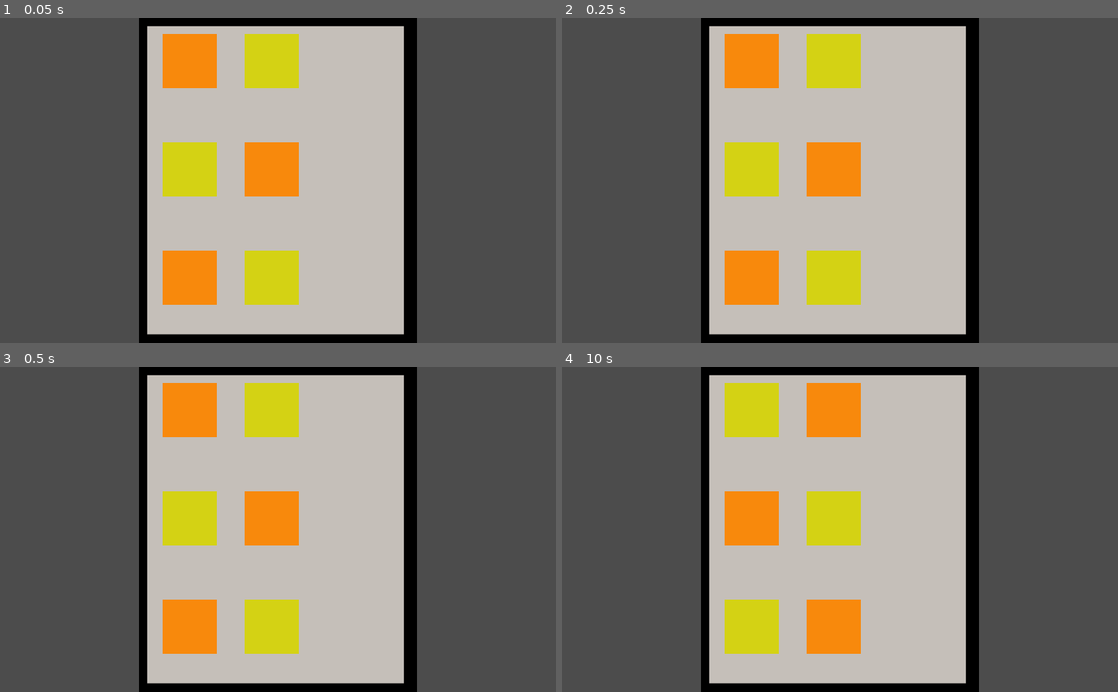
Above: before the commit, frames 1-4 (two rows, left to right).
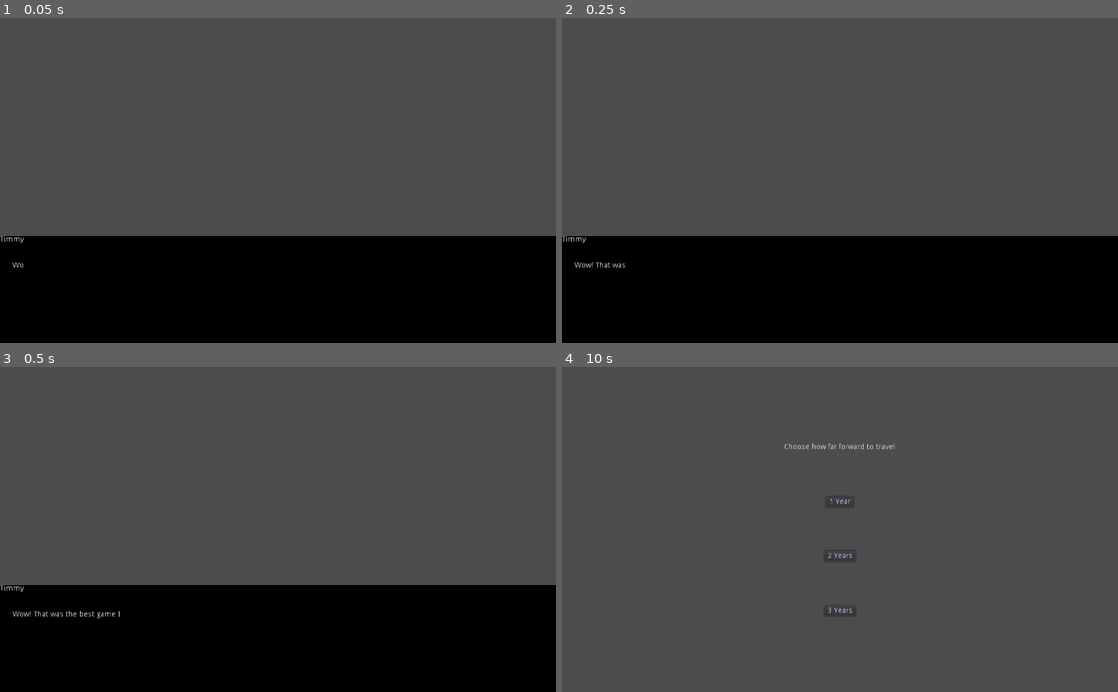
Above: after the commit, the same moments.

Repository: Dvlv/ld44
Game: Godot game, scene res://scenes/Bedroom.tscn
Same seed, same stepped clock (60 frames per second), same inputs: the game is played once before the commit and once after it. The project has no main scene, so this scene is started directly.
Inputs (mouse positions are in pixels of both pictures, inside the frame that each line leads up to):
- Up to frame 1 (0.05 s): no input
- Up to frame 2 (0.25 s): no input
- Up to frame 3 (0.5 s): no input
- Up to frame 4 (10 s): tap Enter (ui_accept) at 0.5, 0.77, 1.52, 2, 2.75, 3.02, 3.77, 4.52, 5.75, 6.02, 6.77, 7.52, 8.75, 9.02, 9.77 s; move the mouse to (751, 409) at 0.52 s; click (751, 409) at 0.67 s; move the mouse to (834, 409) at 1.27 s; click (834, 409) at 1.42 s; move the mouse to (751, 519) at 2.02 s; click (751, 519) at 2.17 s; move the mouse to (834, 519) at 2.77 s; click (834, 519) at 2.92 s; move the mouse to (751, 627) at 3.52 s; click (751, 627) at 3.67 s; move the mouse to (834, 627) at 4.27 s; click (834, 627) at 4.42 s; move the mouse to (867, 529) at 5.02 s; click (867, 529) at 5.17 s; move the mouse to (756, 448) at 5.77 s; click (756, 448) at 5.92 s; move the mouse to (962, 513) at 6.52 s; click (962, 513) at 6.67 s; move the mouse to (728, 545) at 7.27 s; click (728, 545) at 7.42 s; move the mouse to (895, 458) at 8.02 s; click (895, 458) at 8.17 s; move the mouse to (812, 594) at 8.77 s; click (812, 594) at 8.92 s; move the mouse to (1006, 578) at 9.52 s; click (1006, 578) at 9.67 s

The runs differ from the first frame. In frame 1, 64% of the frame differs, in the area x 0-100%, y 0-100%; in frame 2, 64%; in frame 3, 64%; in frame 4, 50%.

Commit message:
border around selected sweet

Diff:
--- a/src/scenes/DialogueBox.tscn
+++ b/src/scenes/DialogueBox.tscn
@@ -58,4 +58,5 @@
 
 [node name="Timer" type="Timer" parent="."]
 wait_time = 0.01
-autostart = true
+
+[connection signal="timeout" from="Timer" to="VBoxContainer/MarginContainer3/NinePatchRect/Text" method="_on_Timer_timeout"]
--- a/src/scenes/SweetSquish.tscn
+++ b/src/scenes/SweetSquish.tscn
@@ -1,8 +1,9 @@
-[gd_scene load_steps=13 format=2]
+[gd_scene load_steps=14 format=2]
 
 [ext_resource path="res://scripts/SweetSquish.gd" type="Script" id=1]
 [ext_resource path="res://assets/art/phone.png" type="Texture" id=2]
 [ext_resource path="res://scripts/square1.gd" type="Script" id=3]
+[ext_resource path="res://assets/art/border.png" type="Texture" id=4]
 
 [sub_resource type="RectangleShape2D" id=1]
 extents = Vector2( 52.286, 51.7646 )
@@ -49,6 +50,10 @@
 [node name="CollisionShape2D" type="CollisionShape2D" parent="squares/row1/square1"]
 shape = SubResource( 1 )
 
+[node name="border" type="Sprite" parent="squares/row1/square1"]
+visible = false
+texture = ExtResource( 4 )
+
 [node name="square2" type="Area2D" parent="squares/row1"]
 position = Vector2( 500, 80 )
 script = ExtResource( 3 )
@@ -56,12 +61,20 @@
 [node name="CollisionShape2D" type="CollisionShape2D" parent="squares/row1/square2"]
 shape = SubResource( 2 )
 
+[node name="border" type="Sprite" parent="squares/row1/square2"]
+visible = false
+texture = ExtResource( 4 )
+
 [node name="square3" type="Area2D" parent="squares/row1"]
 position = Vector2( 650, 80 )
 script = ExtResource( 3 )
 
 [node name="CollisionShape2D" type="CollisionShape2D" parent="squares/row1/square3"]
 shape = SubResource( 3 )
+
+[node name="border" type="Sprite" parent="squares/row1/square3"]
+visible = false
+texture = ExtResource( 4 )
 
 [node name="row2" type="Node2D" parent="squares"]
 position = Vector2( 0, 200 )
@@ -73,6 +86,10 @@
 [node name="CollisionShape2D" type="CollisionShape2D" parent="squares/row2/square1"]
 shape = SubResource( 4 )
 
+[node name="border" type="Sprite" parent="squares/row2/square1"]
+visible = false
+texture = ExtResource( 4 )
+
 [node name="square2" type="Area2D" parent="squares/row2"]
 position = Vector2( 500, 80 )
 script = ExtResource( 3 )
@@ -80,12 +97,20 @@
 [node name="CollisionShape2D" type="CollisionShape2D" parent="squares/row2/square2"]
 shape = SubResource( 5 )
 
+[node name="border" type="Sprite" parent="squares/row2/square2"]
+visible = false
+texture = ExtResource( 4 )
+
 [node name="square3" type="Area2D" parent="squares/row2"]
 position = Vector2( 650, 80 )
 script = ExtResource( 3 )
 
 [node name="CollisionShape2D" type="CollisionShape2D" parent="squares/row2/square3"]
 shape = SubResource( 6 )
+
+[node name="border" type="Sprite" parent="squares/row2/square3"]
+visible = false
+texture = ExtResource( 4 )
 
 [node name="row3" type="Node2D" parent="squares"]
 position = Vector2( 0, 400 )
@@ -97,6 +122,10 @@
 [node name="CollisionShape2D" type="CollisionShape2D" parent="squares/row3/square1"]
 shape = SubResource( 7 )
 
+[node name="border" type="Sprite" parent="squares/row3/square1"]
+visible = false
+texture = ExtResource( 4 )
+
 [node name="square2" type="Area2D" parent="squares/row3"]
 position = Vector2( 500, 80 )
 script = ExtResource( 3 )
@@ -104,9 +133,17 @@
 [node name="CollisionShape2D" type="CollisionShape2D" parent="squares/row3/square2"]
 shape = SubResource( 8 )
 
+[node name="border" type="Sprite" parent="squares/row3/square2"]
+visible = false
+texture = ExtResource( 4 )
+
 [node name="square3" type="Area2D" parent="squares/row3"]
 position = Vector2( 650, 80 )
 script = ExtResource( 3 )
 
 [node name="CollisionShape2D" type="CollisionShape2D" parent="squares/row3/square3"]
 shape = SubResource( 9 )
+
+[node name="border" type="Sprite" parent="squares/row3/square3"]
+visible = false
+texture = ExtResource( 4 )
--- /dev/null
+++ b/src/scenes/TimeMachine.tscn
@@ -0,0 +1,83 @@
+[gd_scene load_steps=2 format=2]
+
+[ext_resource path="res://scripts/TimeMachine.gd" type="Script" id=1]
+
+[node name="TimeMachine" type="Node2D"]
+script = ExtResource( 1 )
+
+[node name="Control" type="Control" parent="."]
+margin_right = 40.0
+margin_bottom = 40.0
+
+[node name="VBoxContainer" type="VBoxContainer" parent="Control"]
+margin_right = 1024.0
+margin_bottom = 600.0
+
+[node name="MarginContainer2" type="MarginContainer" parent="Control/VBoxContainer"]
+margin_right = 1024.0
+margin_bottom = 96.0
+size_flags_horizontal = 3
+size_flags_vertical = 3
+
+[node name="CenterContainer4" type="CenterContainer" parent="Control/VBoxContainer"]
+margin_top = 100.0
+margin_right = 1024.0
+margin_bottom = 196.0
+size_flags_horizontal = 3
+size_flags_vertical = 3
+
+[node name="Label" type="Label" parent="Control/VBoxContainer/CenterContainer4"]
+margin_left = 409.0
+margin_top = 41.0
+margin_right = 614.0
+margin_bottom = 55.0
+text = "Choose how far forward to travel"
+
+[node name="CenterContainer" type="CenterContainer" parent="Control/VBoxContainer"]
+margin_top = 200.0
+margin_right = 1024.0
+margin_bottom = 296.0
+size_flags_horizontal = 3
+size_flags_vertical = 3
+
+[node name="TextureButton" type="Button" parent="Control/VBoxContainer/CenterContainer"]
+margin_left = 486.0
+margin_top = 38.0
+margin_right = 537.0
+margin_bottom = 58.0
+text = "1 Year"
+
+[node name="CenterContainer2" type="CenterContainer" parent="Control/VBoxContainer"]
+margin_top = 300.0
+margin_right = 1024.0
+margin_bottom = 396.0
+size_flags_horizontal = 3
+size_flags_vertical = 3
+
+[node name="TextureButton" type="Button" parent="Control/VBoxContainer/CenterContainer2"]
+margin_left = 483.0
+margin_top = 38.0
+margin_right = 541.0
+margin_bottom = 58.0
+text = "2 Years"
+
+[node name="CenterContainer3" type="CenterContainer" parent="Control/VBoxContainer"]
+margin_top = 400.0
+margin_right = 1024.0
+margin_bottom = 496.0
+size_flags_horizontal = 3
+size_flags_vertical = 3
+
+[node name="TextureButton" type="Button" parent="Control/VBoxContainer/CenterContainer3"]
+margin_left = 483.0
+margin_top = 38.0
+margin_right = 541.0
+margin_bottom = 58.0
+text = "3 Years"
+
+[node name="MarginContainer" type="MarginContainer" parent="Control/VBoxContainer"]
+margin_top = 500.0
+margin_right = 1024.0
+margin_bottom = 600.0
+size_flags_horizontal = 3
+size_flags_vertical = 3
--- a/src/scripts/Bedroom.gd
+++ b/src/scripts/Bedroom.gd
@@ -1,16 +1,41 @@
 extends Node2D
+signal finished_displaying
 
 onready var stories = {
 	0: "intro",
 	1: "out_of_money",
 }
 
+onready var CS = $CanvasLayer/DialogueBox
+
 func _ready():
-	call(stories[global.story])
+	if not global.just_exited_time_mcn:
+		call(stories[global.story])
+	else:
+		# connect phone click to next lvl
+		# will be Level + str(story+1), or random lvl
+		pass
+
+func load_time_machine():
+	get_tree().change_scene_to(load("res://scenes/TimeMachine.tscn"))
+
 
 func intro():
-	print("play intro")
+	global.animated_scene([
+		{"target": CS, "method": "show_dialogue", "args": ["Timmy", "Wow! That was the best game I've ever played."]},
+		{"target": CS, "method": "show_dialogue", "args": ["Timmy", "I think I have enough money for one more game"]},
+		{"target": self, "method": "load_lvl_2", "args": []}
+	])
+
+func load_lvl_2():
 	get_tree().change_scene_to(load("res://scenes/Level2.tscn"))
 
 func out_of_money():
-	print("play oom")
+	global.animated_scene([
+		{"target": CS, "method": "show_dialogue", "args": ["Timmy", "Ah man, I HAVE to get the top score on this game."]},
+		{"target": CS, "method": "show_dialogue", "args": ["Timmy", "I can't wait months to get more lives, and I'm out of money."]},
+		{"target": CS, "method": "show_dialogue", "args": ["Timmy", "Hmm... I could always leave my phone on the bed and hop into my time machine."]},
+		{"target": CS, "method": "show_dialogue", "args": ["Timmy", "That way I will rack up loads of free lives!"]},
+		{"target": CS, "method": "show_dialogue", "args": ["Timmy", "If I don't go too far forward, nobody will notice I'm gone."]},
+		{"target": self, "method": "load_time_machine", "args": []}
+	])
--- a/src/scripts/SweetSquish.gd
+++ b/src/scripts/SweetSquish.gd
@@ -71,6 +71,8 @@
 
 func on_first_square_clicked(square):
 	selected_first_square = square
+	selected_first_square.show_border()
+	print(selected_first_square)
 	connect_second_clicks(selected_first_square)
 
 func disconnect_second_clicks():
@@ -82,6 +84,7 @@
 func on_second_square_clicked(square):
 	selected_second_square = square
 	if selected_first_square:
+		selected_first_square.hide_border()
 		swap_sweets(selected_first_square, selected_second_square)
 
 func swap_sweets(sq1, sq2):
--- /dev/null
+++ b/src/scripts/TimeMachine.gd
@@ -0,0 +1,36 @@
+extends Node2D
+
+onready var b1 = $Control/VBoxContainer/CenterContainer/TextureButton
+onready var b2 = $Control/VBoxContainer/CenterContainer2/TextureButton
+onready var b3 = $Control/VBoxContainer/CenterContainer3/TextureButton
+
+onready var bed = preload("res://scenes/Bedroom.tscn")
+
+func _ready():
+	b1.connect("pressed", self, "on_btn_one_press")
+	b2.connect("pressed", self, "on_btn_two_press")
+	b3.connect("pressed", self, "on_btn_three_press")
+	global.just_exited_time_mcn = true
+
+func on_btn_one_press():
+	global.years_skipped += 1
+	global.tickets += 2
+
+	exit_to_bedroom()
+
+func on_btn_two_press():
+	global.years_skipped += 2
+	global.tickets += 4
+
+	exit_to_bedroom()
+
+func on_btn_three_press():
+	global.years_skipped += 3
+	global.tickets += 6
+
+	exit_to_bedroom()
+
+func exit_to_bedroom():
+	# play anim, sound
+
+	get_tree().change_scene_to(bed)
--- a/src/scripts/global.gd
+++ b/src/scripts/global.gd
@@ -1,11 +1,12 @@
 extends Node
 
-var age = 11
+var years_skipped = 0
 var tickets = 1
 var money = 5000
 var score = 0
 
 var story = 0
+var just_exited_time_mcn = false
 
 var frames = []
 
--- a/src/scripts/square1.gd
+++ b/src/scripts/square1.gd
@@ -3,10 +3,15 @@
 signal was_clicked
 
 var my_sweet = null
+var my_border = null
 
 # Called when the node enters the scene tree for the first time.
 func _ready():
 	connect("input_event", self, "on_input_event")
+
+	for child in self.get_children():
+		if child.name == "border":
+			my_border = child
 
 func set_sweet(sweet):
 	my_sweet = sweet
@@ -18,3 +23,9 @@
 func on_input_event(viewport, event, shape_idx):
 	if (event is InputEventMouseButton && event.pressed):
 		emit_signal("was_clicked", self)
+
+func show_border():
+	my_border.visible = true
+
+func hide_border():
+	my_border.visible = false
Binary file added: src/assets/art/border.png
